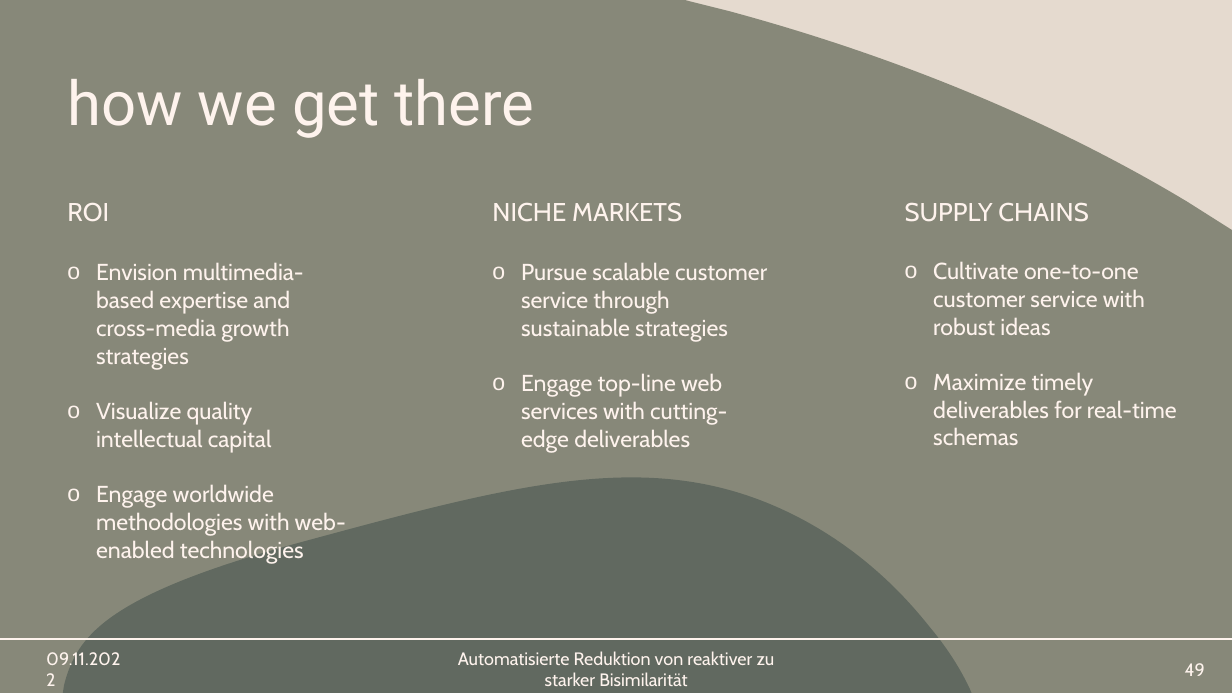
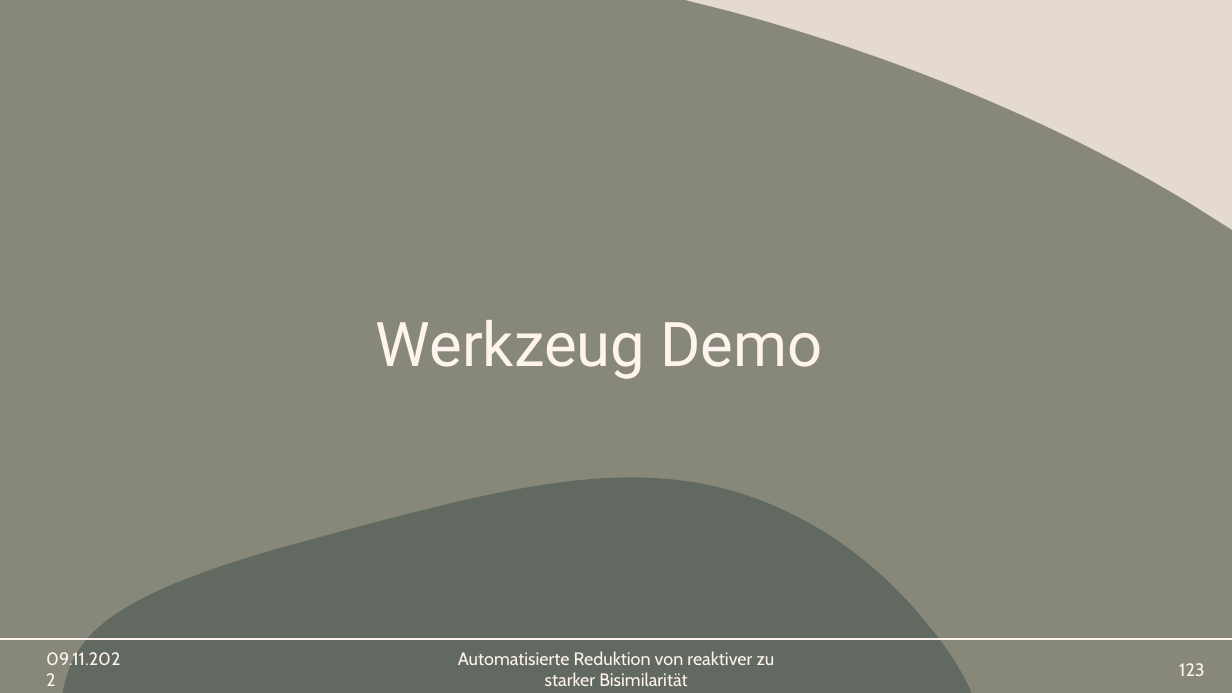
Before and after one commit to Mieneas/Automatisierte-Reduktion-von-reaktiver-zu-starker-Bisimilaritaet, a slide deck: slide 123 of thesis/FoKo-presentation/Automatisierte Reduktion von reaktiver zu starker Bisimilarität.pptx (slide 49 before the commit). Drawn at 1232x693 pixels with LibreOffice and Linux fonts; fonts in the diff are those of the drawing. Boxes give left, top, right and bottom in pixels: in the first picture for what was removed or moved away, otherwise in the second. Text is boxed around its words. In the diff, an @@ line names an element or a change of style, - is before the commit and + after.

```diff
--- a/thesis/FoKo-presentation/Automatisierte Reduktion von reaktiver zu starker Bisimilarität.pptx
+++ b/thesis/FoKo-presentation/Automatisierte Reduktion von reaktiver zu starker Bisimilarität.pptx
@@ title removed at <box>67,79,535,138</box> @@
-how we get there
@@ text removed at <box>67,203,109,221</box> @@
-ROI
@@ text removed at <box>492,203,682,221</box> @@
-NICHE MARKETS
@@ text removed at <box>905,203,1088,222</box> @@
-SUPPLY CHAINS
@@ text removed at <box>96,263,346,564</box> @@
-o Envision multimedia-based expertise and cross-media growth strategies
-o Visualize quality intellectual capital
-o Engage worldwide methodologies with web-enabled technologies
@@ text removed at <box>521,263,767,453</box> @@
-o Pursue scalable customer service through sustainable strategies
-o Engage top-line web services with cutting-edge deliverables
@@ text removed at <box>933,262,1177,445</box> @@
-o Cultivate one-to-one customer service with robust ideas
-o Maximize timely deliverables for real-time schemas
@@ title added at <box>376,320,823,379</box>, 48 pt, text #FEF3ED @@
+Werkzeug Demo
@@ page number at <box>1179,663,1205,676</box>: text changed @@
-49
+123
```
Also in this commit, not shown: 8 other slides changed, 75 slides added, 1 slide removed, 3 other files.
